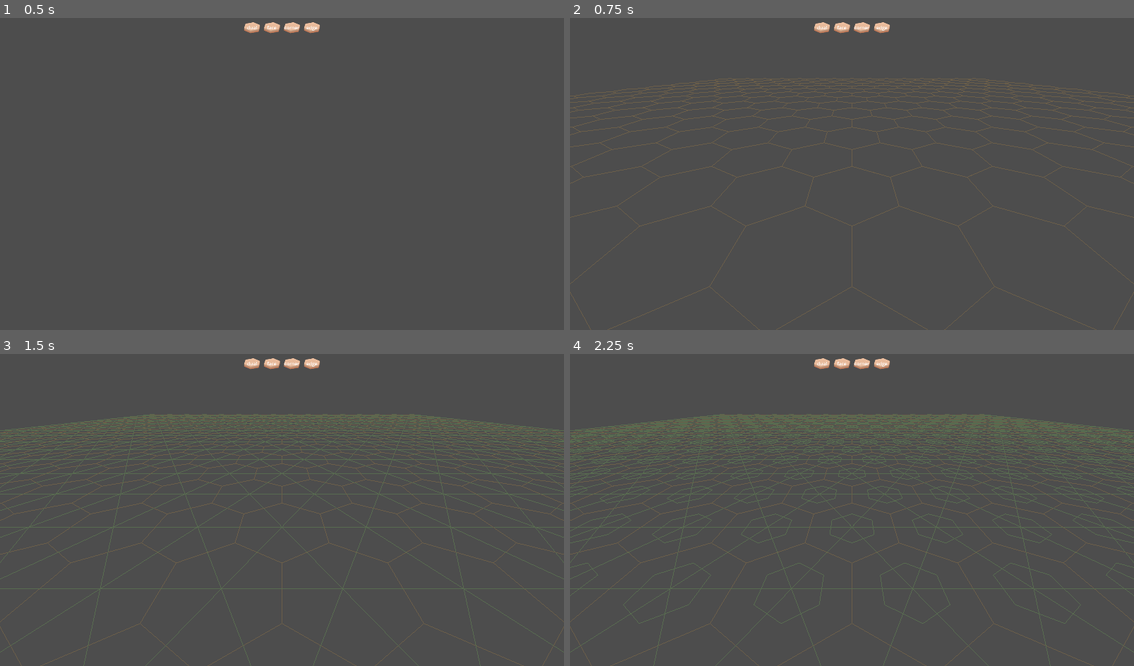
Above: before the commit, frames 1-4 (two rows, left to right).
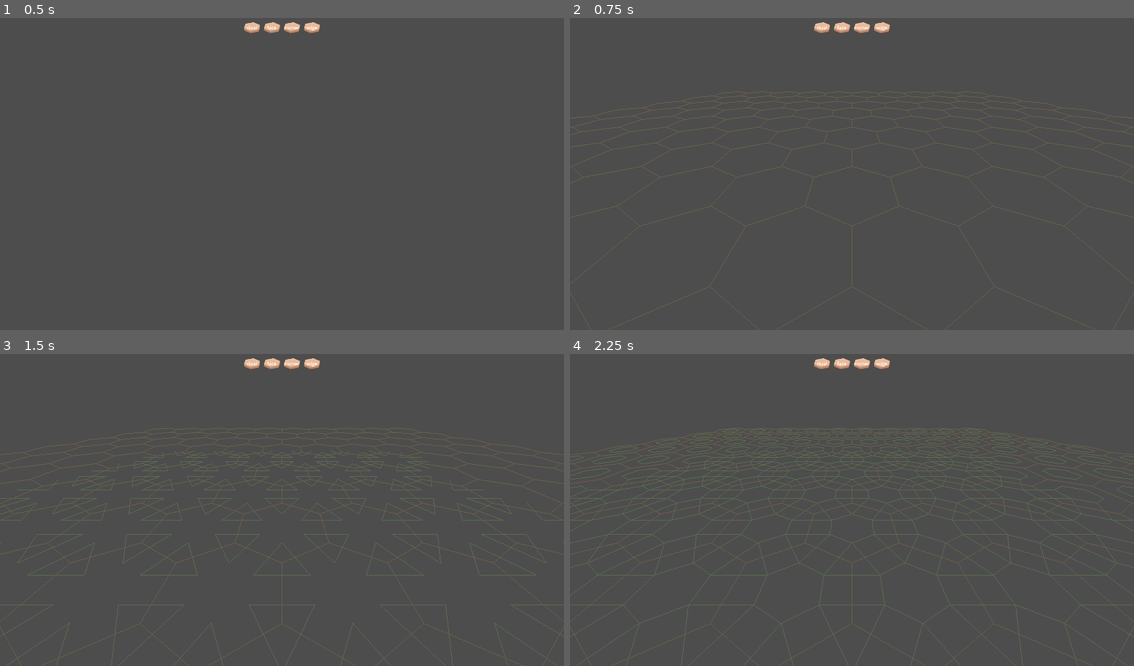
Above: after the commit, the same moments.

Repository: justfordoener/schmuck-of-schmiles
Game: Godot game, scene res://scenes/module_sandbox.tscn
The game is run twice, just before and just after one commit, with the same random seed, the same clock (stepped at 60 frames per second) and the same inputs.
Inputs (mouse positions are in pixels of both pictures, inside the frame that each line leads up to):
- Up to frame 1 (0.5 s): no input
- Up to frame 2 (0.75 s): click (823, 27) at 0.5 s
- Up to frame 3 (1.5 s): click (270, 363) at 1.25 s
- Up to frame 4 (2.25 s): click (863, 363) at 2 s

Frame 1 is identical in both runs. In frame 2, 1.3% of the frame differs, in the area x 0-100%, y 19-31%; in frame 3, 9.4%; in frame 4, 9.8%, in the area x 0-100%, y 19-100%.

Commit message:
#93 Refactoring grid
Added more globals for cells, layouts and layers

Diff:
--- a/project.godot
+++ b/project.godot
@@ -18,6 +18,8 @@
 [autoload]
 
 Grid="*res://scripts/globals/grid.gd"
+Cell="*res://scripts/globals/cell.gd"
+Layout="*res://scripts/globals/layout.gd"
 
 [display]
 
--- a/scenes/grid.tscn
+++ b/scenes/grid.tscn
@@ -1,17 +1,17 @@
 [gd_scene load_steps=15 format=3 uid="uid://dshxsrgqjwt67"]
 
 [ext_resource type="Script" uid="uid://ro671wmm71md" path="res://scripts/managers/grid_manager.gd" id="1_2btm2"]
-[ext_resource type="Script" uid="uid://cqeqix7xk2nmf" path="res://scripts/grid_layers/grid_layer.gd" id="2_2s7k2"]
+[ext_resource type="Script" uid="uid://cqeqix7xk2nmf" path="res://scripts/grid/layers/layer.gd" id="2_2s7k2"]
 [ext_resource type="PackedScene" uid="uid://dyodgw3q3vn04" path="res://scenes/modules/dual_module.tscn" id="2_726jt"]
 [ext_resource type="PackedScene" uid="uid://dlkm5yul1wv44" path="res://scenes/modules/face_module.tscn" id="3_d4ula"]
-[ext_resource type="Script" uid="uid://i245qeyah2yy" path="res://scripts/grid_layers/play_layer.gd" id="3_gnlqp"]
+[ext_resource type="Script" uid="uid://i245qeyah2yy" path="res://scripts/grid/layers/play_layer.gd" id="3_gnlqp"]
 [ext_resource type="PackedScene" uid="uid://dp5c6bv7tawwy" path="res://scenes/modules/edge_module.tscn" id="4_4hvkd"]
-[ext_resource type="Script" uid="uid://cxb0sqjo5cxy3" path="res://scripts/grid_layers/dual_layer.gd" id="4_gnlqp"]
+[ext_resource type="Script" uid="uid://cxb0sqjo5cxy3" path="res://scripts/grid/layers/layer_dual.gd" id="4_gnlqp"]
 [ext_resource type="PackedScene" uid="uid://bnxu3624x5ln5" path="res://scenes/modules/corn_module.tscn" id="5_bm8mr"]
-[ext_resource type="Script" uid="uid://djswraymgnrbm" path="res://scripts/grid_layers/full_layer.gd" id="7_abhab"]
-[ext_resource type="Script" uid="uid://dg27qxgcl41t7" path="res://scripts/grid_layers/face_layer.gd" id="8_ns5hy"]
-[ext_resource type="Script" uid="uid://cu3j3oei780q8" path="res://scripts/grid_layers/corn_layer.gd" id="8_uwaop"]
-[ext_resource type="Script" uid="uid://dihax5yv7m05a" path="res://scripts/grid_layers/edge_layer.gd" id="10_bm8mr"]
+[ext_resource type="Script" uid="uid://djswraymgnrbm" path="res://scripts/grid/layers/layer_full.gd" id="7_abhab"]
+[ext_resource type="Script" uid="uid://dg27qxgcl41t7" path="res://scripts/grid/layers/layer_face.gd" id="8_ns5hy"]
+[ext_resource type="Script" uid="uid://cu3j3oei780q8" path="res://scripts/grid/layers/layer_corn.gd" id="8_uwaop"]
+[ext_resource type="Script" uid="uid://dihax5yv7m05a" path="res://scripts/grid/layers/layer_edge.gd" id="10_bm8mr"]
 
 [sub_resource type="ORMMaterial3D" id="ORMMaterial3D_gnlqp"]
 shading_mode = 0
--- /dev/null
+++ b/scripts/globals/cell.gd
@@ -0,0 +1,5 @@
+extends Node
+
+var state: int
+var directions: Dictionary
+var module_reference: Node3D
--- a/scripts/globals/grid.gd
+++ b/scripts/globals/grid.gd
@@ -4,39 +4,16 @@
 # - cube coordinates for grid calculations
 # for reference use: https://www.redblobgames.com/grids/cube_coords/#basics
 
-#TODO: make these childs of a cell class and put the state var there
-class play_cell:
-	var state : int
-class dual_cell:
-	var state : int  #bitwise superposition of module options (63 = 111111)?????
-class face_cell:
-	var state : int
-class edge_cell:
-	var state : int
-class corn_cell:
-	var state : int
-
-var CELL_SIZE := 1 # length of a triangle cell edge on the trigrid
-var GRID_RADIUS := 15
-var GRID_HEIGHT := 0.5
-var CENTER_TILE_EUCLIDIC := Vector3(0,0,0)
-var CENTER_TILE_CUBIC := Vector3(0,0,0)
-var CUBIC_DIRECTION := {
-	0: Vector3(0, -1,  1),	# top
-	1: Vector3(1, -1,  0),	# top right
-	2: Vector3(1,  0, -1),	# bottom right
-	3: Vector3(0,  1,  -1),	# bottom
-	4: Vector3(-1, 1,  0),	# bottom left
-	5: Vector3(-1,  0,  1)	# top left
-}
-var TILE_ROTATION_VALUE := {
-	0:    CUBIC_DIRECTION[0],	# facing top
-	300:  CUBIC_DIRECTION[1],	# facing top right
-	240:  CUBIC_DIRECTION[2],	# facing bottom right
-	180:  CUBIC_DIRECTION[3],	# facing bottom
-	120:  CUBIC_DIRECTION[4],	# facing bottom left
-	60:   CUBIC_DIRECTION[5]	# facing top left
-}
+class play_cell extends Cell:
+	pass
+class dual_cell extends Cell:
+	pass
+class face_cell extends Cell:
+	pass
+class edge_cell extends Cell:
+	pass
+class corn_cell extends Cell:
+	pass
 
 var dual_layer_snap_points = {}
 var face_layer_snap_points = {}
@@ -48,8 +25,8 @@
 
 func initialize_grid_layers() -> void:
 	# dual layer
-	dual_layer_snap_points[CENTER_TILE_CUBIC] = dual_cell.new()
-	for ring in cubic_spiral(CENTER_TILE_CUBIC, GRID_RADIUS):
+	dual_layer_snap_points[Layout.CENTER_TILE_CUBIC] = dual_cell.new()
+	for ring in cubic_spiral(Layout.CENTER_TILE_CUBIC, Layout.GRID_RADIUS):
 		for pos in ring:
 			var new_cell = dual_cell.new()
 			new_cell.state = 0
@@ -86,7 +63,7 @@
 	var verts = PackedVector3Array()
 	var indices = PackedInt32Array()
 	var base_index = 0
-	for point in corn_layer_snap_points:
+	for point in dual_layer_snap_points:
 		var corner
 		for index in range(6):
 			corner = get_euclicdic_corn_corner(cubic_to_euclidic(point), index)
@@ -98,8 +75,6 @@
 	surface_array[Mesh.ARRAY_INDEX] = indices
 	full_layer_array_mesh.add_surface_from_arrays(Mesh.PRIMITIVE_LINES, surface_array)
 	return full_layer_array_mesh
-
-
 
 func get_dual_layer_array_mesh() -> ArrayMesh:
 	var dualgrid_array_mesh : ArrayMesh = ArrayMesh.new()
@@ -127,17 +102,23 @@
 	surface_array.resize(Mesh.ARRAY_MAX)
 	var verts = PackedVector3Array()
 	var indices = PackedInt32Array()
+	var base_index = 0
+	var cube_directions = Layout.CUBIC_DIRECTION
 	for point in dual_layer_snap_points:
 		var corners = []
-		for index in range(CUBIC_DIRECTION.size()):
-			corners.append(cubic_to_euclidic(point+CUBIC_DIRECTION[index]))
-		verts.append(cubic_to_euclidic(point))
-		verts.append_array(corners)
-		var base_index = verts.size() - 7
-		for direction in range(6):
-			indices.append(base_index)
-			indices.append(base_index + direction + 1)
-			indices.append(base_index + ((direction + 1) % 6) + 1)
+		for index in range(cube_directions.size()):
+			var orth_normal = (cube_directions[(index + 1) % cube_directions.size()]
+							 + cube_directions[(index + 2) % cube_directions.size()]) * 0.0825
+			corners.append(cubic_to_euclidic(point + orth_normal + 0.75 * cube_directions[index]))
+			corners.append(cubic_to_euclidic(point + orth_normal + 0.25 * cube_directions[index]))
+			corners.append(cubic_to_euclidic(point - orth_normal + 0.75 * cube_directions[index]))
+			corners.append(cubic_to_euclidic(point - orth_normal + 0.25 * cube_directions[index]))
+			verts.append_array(corners)
+			indices.append(base_index + 4 * index)
+			indices.append(base_index + 4 * index + 1)
+			indices.append(base_index + 4 * index + 2)
+			indices.append(base_index + 4 * index + 3)
+		base_index += cube_directions.size() * 4
 	surface_array[Mesh.ARRAY_VERTEX] = verts
 	surface_array[Mesh.ARRAY_INDEX] = indices
 	trigrid_array_mesh.add_surface_from_arrays(Mesh.PRIMITIVE_LINES, surface_array)
@@ -219,18 +200,18 @@
 	var angle_degree = 60 * direction + 30
 	var angle_radian = deg_to_rad(angle_degree)
 	return euclidic_center + Vector3(
-		CELL_SIZE * cos(angle_radian),
+		Layout.CELL_SIZE * cos(angle_radian),
 		0,
-		CELL_SIZE * sin(angle_radian)
+		Layout.CELL_SIZE * sin(angle_radian)
 	)
 
 func get_euclicdic_corn_corner(euclidic_center : Vector3, direction : int) -> Vector3:
 	var angle_degree = 60 * direction + 30
 	var angle_radian = deg_to_rad(angle_degree)
 	return euclidic_center + Vector3(
-		0.5 * CELL_SIZE * cos(angle_radian),
+		0.5 * 	Layout.CELL_SIZE * cos(angle_radian),
 		0,
-		0.5 * CELL_SIZE * sin(angle_radian)
+		0.5 * 	Layout.CELL_SIZE * sin(angle_radian)
 	)
 
 func cubic_distance_from_to(from: Vector3, to: Vector3) -> Vector3:
@@ -242,16 +223,16 @@
 
 func euclidic_to_cubic(point: Vector3) -> Vector3:
 	var cube_coord : Vector3 = Vector3.ZERO
-	cube_coord.x = ( 2./3 * point.z) / CELL_SIZE
-	cube_coord.y = (-1./3 * point.z + sqrt(3)/3 * point.x) / CELL_SIZE
+	cube_coord.x = ( 2./3 * point.z) / 	Layout.CELL_SIZE
+	cube_coord.y = (-1./3 * point.z + sqrt(3)/3 * point.x) / 	Layout.CELL_SIZE
 	cube_coord.z = -cube_coord.x-cube_coord.y
 	return cubic_round(cube_coord)
 
 func cubic_to_euclidic(cube_coord: Vector3) -> Vector3:
 	var point : Vector3 = Vector3.ZERO
-	point.x = CELL_SIZE * (sqrt(3)/2 * cube_coord.x + sqrt(3) * cube_coord.y)
+	point.x = 	Layout.CELL_SIZE * (sqrt(3)/2 * cube_coord.x + sqrt(3) * cube_coord.y)
 	point.y = 0
-	point.z = CELL_SIZE * 	   (3./2 * cube_coord.x)
+	point.z = 	Layout.CELL_SIZE * 	    (3./2 * cube_coord.x)
 	return point
 
 func cubic_round(frac_cube_coord: Vector3) -> Vector3:
@@ -271,11 +252,11 @@
 
 func cubic_ring(center : Vector3, radius : int) -> Array:
 	var results = []
-	var point = center + CUBIC_DIRECTION[4] * radius * CELL_SIZE
+	var point = center + Layout.CUBIC_DIRECTION[4] * radius * Layout.CELL_SIZE
 	for i in range(6):
 		for j in range(radius):
 			results.append(point)
-			point = point + CUBIC_DIRECTION[i]
+			point = point + Layout.CUBIC_DIRECTION[i]
 	return results
 
 func cubic_spiral(center : Vector3, radius : int) -> Array:
--- /dev/null
+++ b/scripts/globals/layout.gd
@@ -0,0 +1,24 @@
+@tool
+extends Node
+
+var CELL_SIZE := 1 # length of a triangle cell edge on the trigrid
+var GRID_RADIUS := 10
+var GRID_HEIGHT := 0.5
+var CENTER_TILE_EUCLIDIC := Vector3(0,0,0)
+var CENTER_TILE_CUBIC := Vector3(0,0,0)
+var CUBIC_DIRECTION := {
+	0: Vector3(0, -1,  1),	# top
+	1: Vector3(1, -1,  0),	# top right
+	2: Vector3(1,  0, -1),	# bottom right
+	3: Vector3(0,  1,  -1),	# bottom
+	4: Vector3(-1, 1,  0),	# bottom left
+	5: Vector3(-1,  0,  1)	# top left
+}
+var TILE_ROTATION_VALUE := {
+	0:    CUBIC_DIRECTION[0],	# facing top
+	300:  CUBIC_DIRECTION[1],	# facing top right
+	240:  CUBIC_DIRECTION[2],	# facing bottom right
+	180:  CUBIC_DIRECTION[3],	# facing bottom
+	120:  CUBIC_DIRECTION[4],	# facing bottom left
+	60:   CUBIC_DIRECTION[5]	# facing top left
+}
--- /dev/null
+++ b/scripts/grid/cells/cell_face.gd
@@ -0,0 +1,5 @@
+extends Cell
+
+var FACE_CELL_ORIENTATIONS = {
+	0:
+}
Not shown, added: scripts/globals/cell.gd.uid
Not shown, added: scripts/globals/layout.gd.uid
Not shown, added: scripts/grid/cells/cell_face.gd.uid
Renamed: scripts/grid_layers/grid_layer.gd -> scripts/grid/layers/layer.gd
Renamed: scripts/grid_layers/grid_layer.gd.uid -> scripts/grid/layers/layer.gd.uid
Renamed: scripts/grid_layers/corn_layer.gd -> scripts/grid/layers/layer_corn.gd
Renamed: scripts/grid_layers/corn_layer.gd.uid -> scripts/grid/layers/layer_corn.gd.uid
Renamed: scripts/grid_layers/dual_layer.gd -> scripts/grid/layers/layer_dual.gd
Renamed: scripts/grid_layers/dual_layer.gd.uid -> scripts/grid/layers/layer_dual.gd.uid
Renamed: scripts/grid_layers/edge_layer.gd -> scripts/grid/layers/layer_edge.gd
Renamed: scripts/grid_layers/edge_layer.gd.uid -> scripts/grid/layers/layer_edge.gd.uid
Renamed: scripts/grid_layers/face_layer.gd -> scripts/grid/layers/layer_face.gd
(and 5 more such lines)
